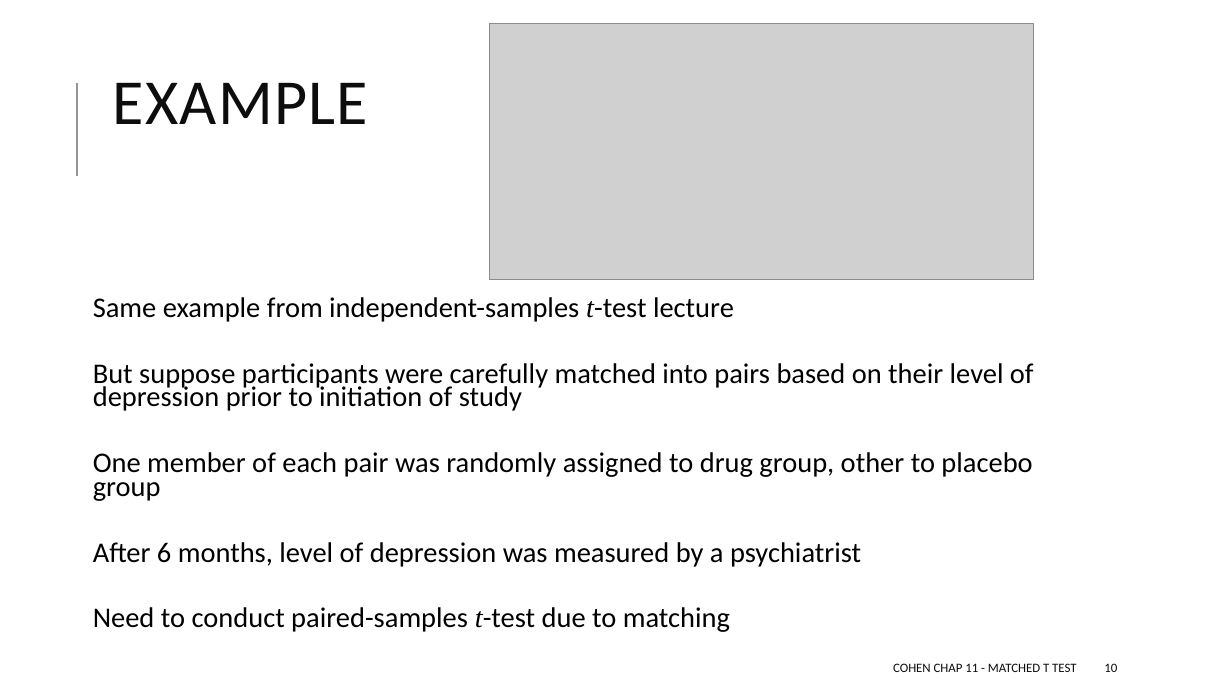
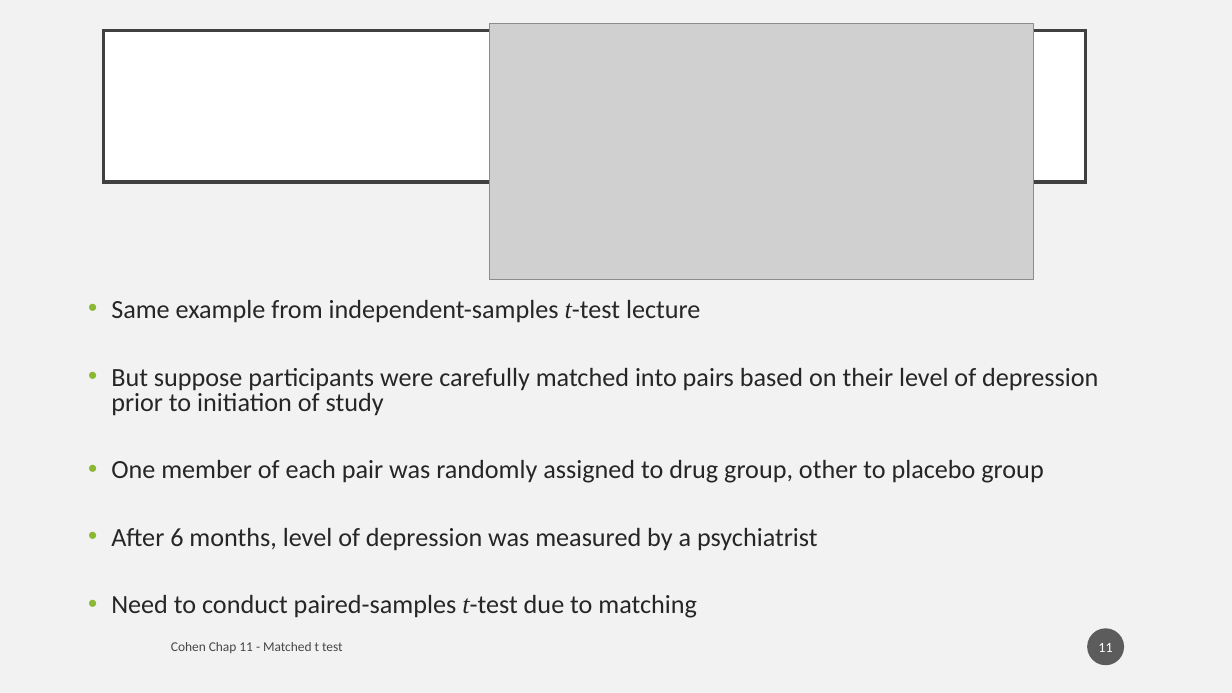
Before and after one commit to TysonStanley/EDUC-6600, a slide deck: slide 11 of old/Cohen chap 11 Matched t Test (screen).pptx (slide 10 before the commit). Drawn at 1232x693 pixels with LibreOffice and Linux fonts; fonts in the diff are those of the drawing; grey boxes stand for pictures. Boxes give left, top, right and bottom in pixels: in the first picture for what was removed or moved away, otherwise in the second. Text is boxed around its words. In the diff, an @@ line names an element or a change of style, - is before the commit and + after.

```diff
--- a/old/Cohen chap 11 Matched t Test (screen).pptx
+++ b/old/Cohen chap 11 Matched t Test (screen).pptx
@@ background #FFFFFF to #F2F2F2 @@
@@ title: place and size @@
-title at bbox=[113, 82, 369, 124]
+title at bbox=[104, 30, 1086, 182]
@@ title at bbox=[104, 30, 1086, 182]: fill none to #FFFFFF; outline none to #404040 2.5 pt @@
@@ line removed from (77, 176) to (77, 83) @@
@@ title at bbox=[113, 82, 369, 124]: text removed @@
-EXAMPLE
@@ text "Same example from independent-samples t-test ..." at bbox=[111, 300, 1098, 618]: size 22.2 to 20.4 pt, text colour #000000 to #262626; bullet   to •; line spacing 0.7 to 0.8; less space between paragraphs; bullet colour #969696 to #8AB833 @@
@@ page number added at bbox=[1088, 628, 1125, 665], fill #1D1D1D at 70% opacity, 11 pt, text #FFFFFF @@
+11
@@ text at bbox=[171, 642, 343, 653]: text changed; size 10 to 10.5 pt; text colour #0D0D0D to #000000 at 70% opacity @@
-COHEN CHAP 11 - MATCHED T TEST
+Cohen Chap 11 - Matched t test
@@ page number removed at bbox=[1104, 663, 1117, 672] @@
-10
```
Also in this commit, not shown: 18 other slides changed, 1 slide added, 2 other files.
